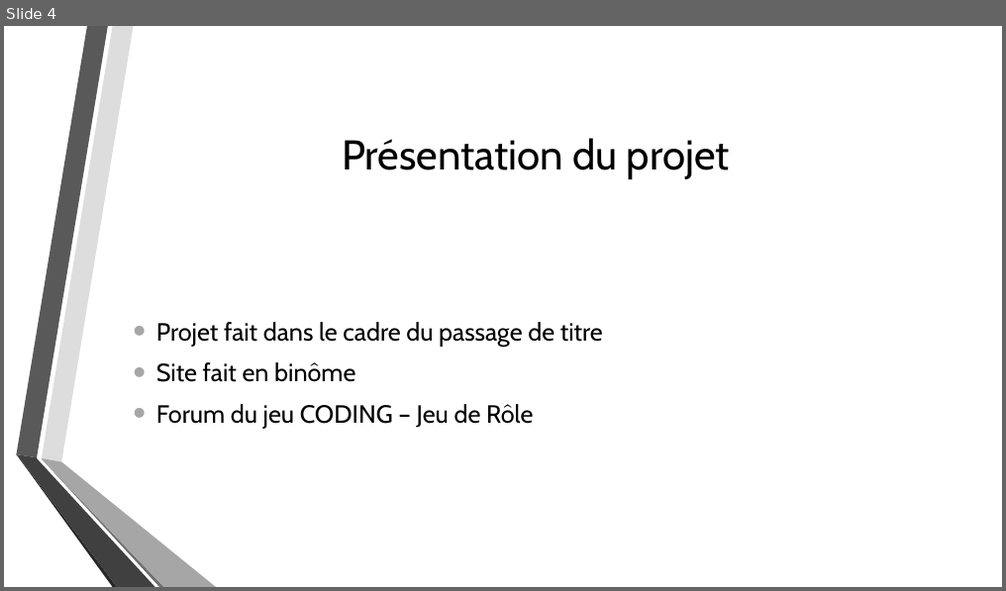
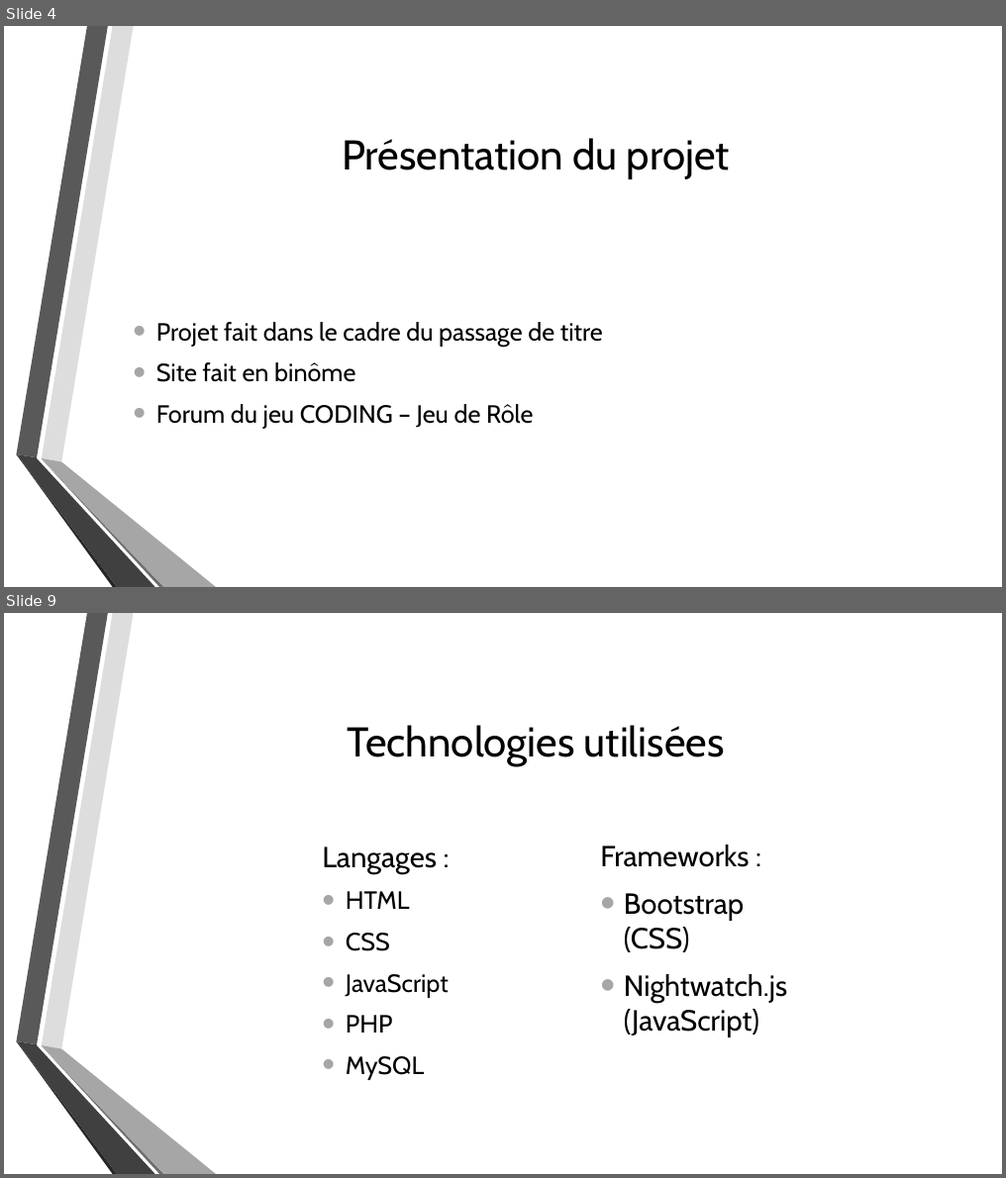
Before and after one commit to Dramaticale/ProjetCODING, a slide deck: Ressources/Documents/Adrian/PrésentationPassage.pptx. Shown one above the other, each under a label of ours: slide 4 before the commit, slides 4 and 9 after it; the slides between them are not shown. The pictures are 1006x591 and 1006x1178 pixels, drawn with LibreOffice and Linux fonts; fonts in the diff are those of the drawing; background and template pictures are left out. Boxes give left, top, right and bottom in pixels: in the first picture for what was removed or moved away, otherwise in the second. Text is boxed around its words. In the diff, an @@ line names an element or a change of style, - is before the commit and + after.

```diff
--- a/Ressources/Documents/Adrian/PrésentationPassage.pptx
+++ b/Ressources/Documents/Adrian/PrésentationPassage.pptx
@@ slide 9 added at bbox=[4, 613, 1002, 1174], background picture (left out); not listed: 6 template elements that a slide beside it also shows @@
@@ title added at bbox=[347, 725, 725, 766], 40 pt, text #000000 @@
+Technologies utilisées
@@ text added at bbox=[322, 847, 449, 1080], 24 pt, text #000000 @@
+Langages :
+• HTML
+• CSS
+• JavaScript
+• PHP
+• MySQL
@@ text added at bbox=[600, 845, 787, 1038], 28 pt, text #000000 @@
+Frameworks :
+• Bootstrap (CSS)
+• Nightwatch.js (JavaScript)
```
Also in this commit, not shown: 1 slide changed, 4 other slides added, 1 other file.
